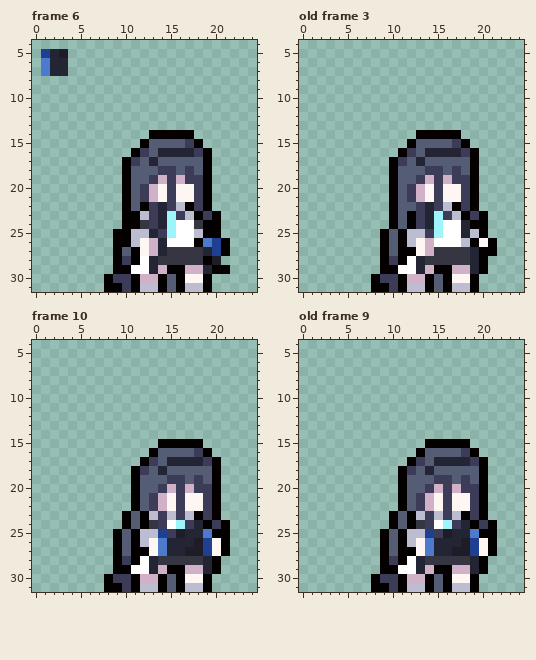
File history of a pixel-art file, Aseprite/idleB.aseprite. The picture above is the old version.
32x32 pixels, 10 frames. Shown: frame 6: x 0..24, y 4..31; old frame 3: x 0..24, y 4..31; frame 10: x 0..24, y 4..31; old frame 9: x 0..24, y 4..31. The commit also changed other frames, which this record leaves out.
Now the later version:
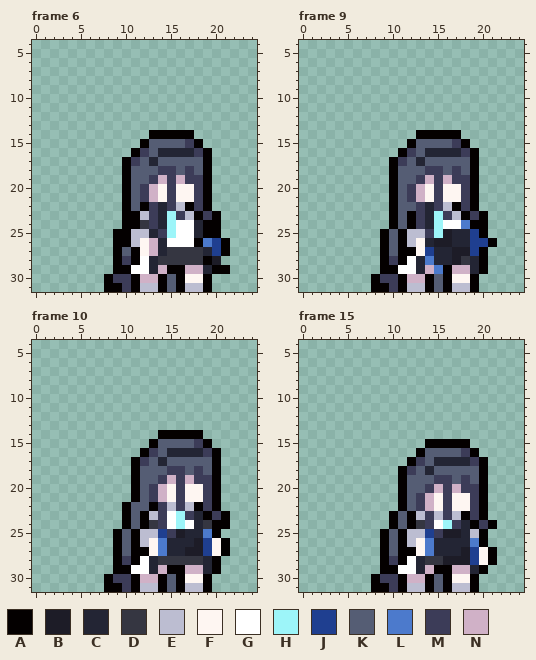
Palette (. is transparent): A #040000  B #1d1c27  C #232534  D #353641  E #bcbdd1  F #fef6f2  G #ffffff  H #9df5f9  J #1f3f90  K #555d74  L #4c7acc  M #3c3c58  N #d0b1c7
A new or re-ordered frame is compared with the old frame closest to it.
The edit:
frames 10 -> 16
frames re-ordered
--- frame 6, layers "Layer 2", "arm"
@@ x 0..5 @@
  4 ......
- 5 .JCB..
- 6 .LCC..
- 7 .LCC..
+ 5 ......
+ 6 ......
+ 7 ......
  8 ......
@@ x 16..20 @@
 23 MEAMA
-24 GGDAA
-25 GGEAA
+24 GGCAA
+25 GGCAA
 26 GGALJ
--- frame 9 against old frame 3, layers "Layer 2", "Layer 3"
@@ x 12..23 @@
 23 AMCHMEAMA...
-24 AMCHGGCAA...
-25 EEMHGGCEA...
-26 EFNGGGEAFA..
-27 AFNDDDDCAA..
-28 GCDDDDDCA...
-29 GCNAANNCA...
+24 AMCHGGLAA...
+25 EEMHBCCJA...
+26 EFCBBCCJJA..
+27 AFJCCBBJA...
+28 GCLCCBDCA...
+29 GCNLANNCA...
 30 NNAKAFFA....
--- frame 10
@@ x 8..23 @@
 13 ................
-14 ................
-15 ......AAAAA.....
-16 .....AKKKKMA....
-17 ....AMKCCCCMA...
-18 ...AMKCKKKKKA...
-19 ...AKKKMMKMKA...
-20 ...AKKMNMNMMA...
+14 ......AAAAA.....
+15 .....AKKKKMA....
+16 ....AMKCCCCMA...
+17 ...AMKCKKKKKA...
+18 ...AKKKMMKMKA...
+19 ...AKKMNMNMMA...
+20 ...AKMNFMFFMA...
 21 ...AKMNFMFFMA...
-22 ...AKMNFMFFMA...
-23 ..AKAEMEMEAMA...
-24 ..AKADMGHMCAMA..
-25 .AKAEEJMBCCLAA..
+22 ..AKKAMEMEAMA...
+23 ..AKAEMGHMCAMA..
+24 ..AKADMGHGCDAA..
+25 .AKAEEJMBCCLA...
 26 .AKAEFLCCCBJFA..
--- frame 15 is new; against old frame 9, layers "Layer 2", "Layer 3"
@@ x 14..23 @@
 24 MGHMCAMA..
-25 JMBCCLAA..
-26 LCCCBJFA..
-27 LCCBBJFA..
-28 DDDDDCA...
+25 JMBBCEA...
+26 LCCCCLA...
+27 LCCCBJFA..
+28 DDBBBJFA..
 29 NAANNCA...
Boxes around the changes in both pictures, in picture pixels (x1, y1, x2, y2):
erased: (41, 49, 68, 76)
changed: (194, 220, 203, 238)
changed: (425, 220, 497, 274)
changed: (122, 430, 230, 538)
changed: (443, 529, 497, 565)
